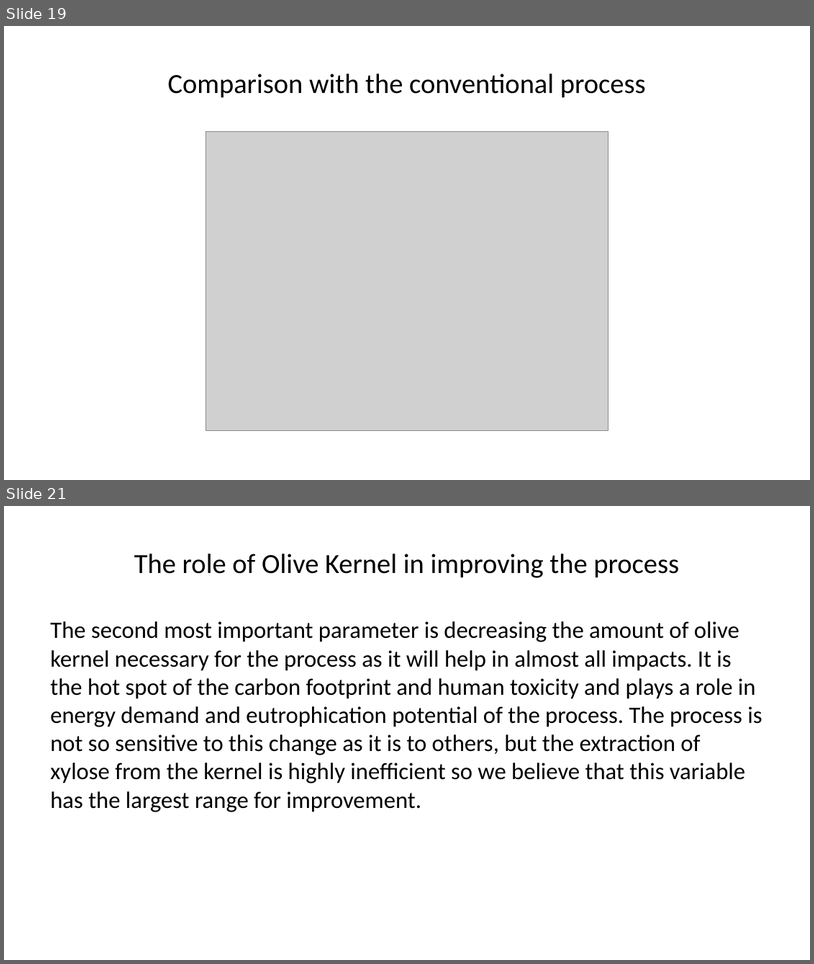
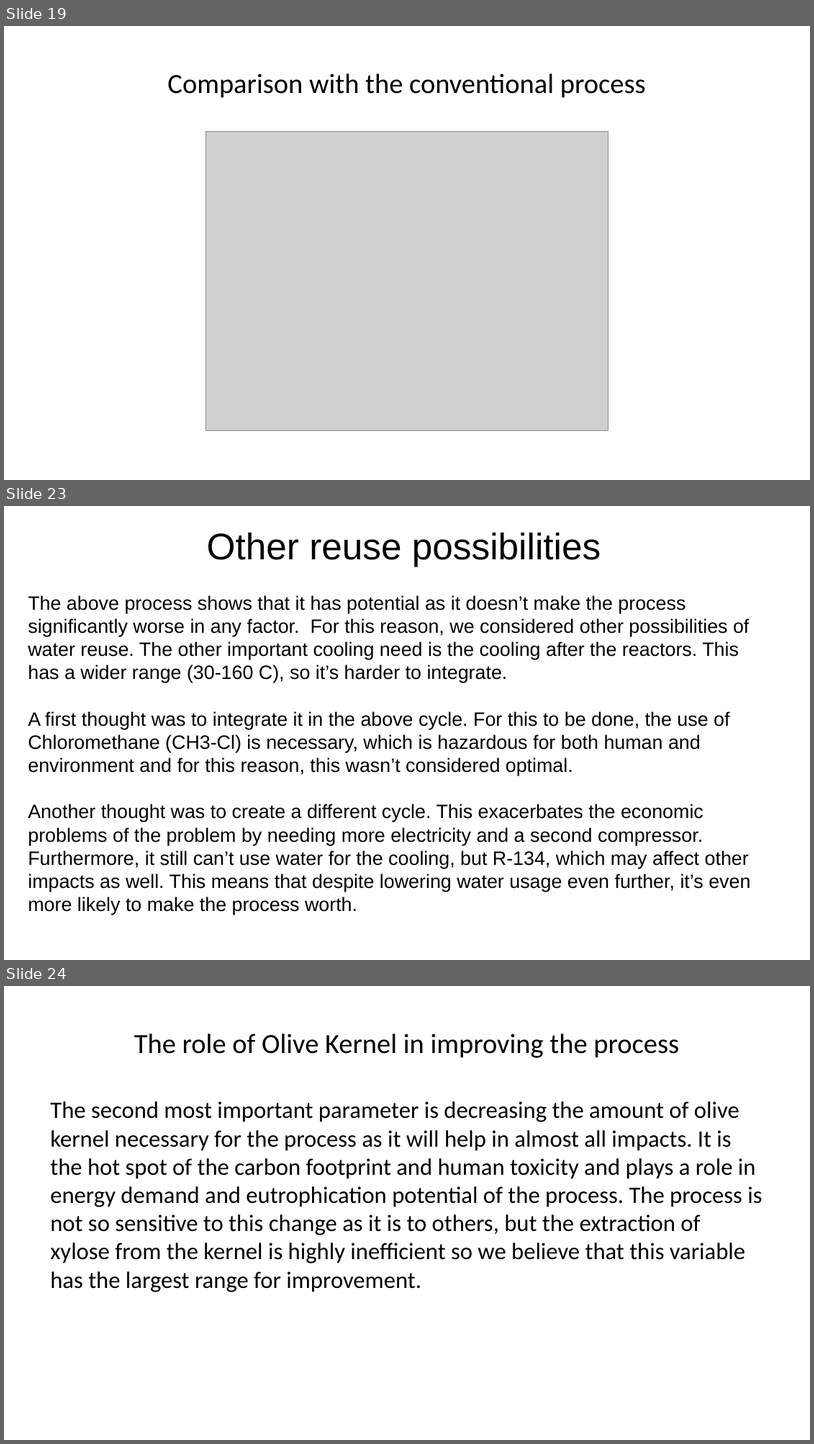
Before and after one commit to Vidianos-Giannitsis/Process-Design, a slide deck: LCA/cyclopentanone_olive_kernel_lca_presentation.pptx. Shown one above the other, each under a label of ours: slides 19 and 21 before the commit, slides 19, 23 and 24 after it; the slides between them are not shown. The pictures are 814x964 and 814x1444 pixels, drawn with LibreOffice and Linux fonts; fonts in the diff are those of the drawing; grey boxes stand for pictures. Boxes give left, top, right and bottom in pixels: in the first picture for what was removed or moved away, otherwise in the second. Text is boxed around its words. In the diff, an @@ line names an element or a change of style, - is before the commit and + after.

```diff
--- a/LCA/cyclopentanone_olive_kernel_lca_presentation.pptx
+++ b/LCA/cyclopentanone_olive_kernel_lca_presentation.pptx
@@ slide 23 added at (4, 506, 810, 960), background #FFFFFF @@
@@ title added at (207, 532, 601, 566), 44 pt, text #000000 @@
+Other reuse possibilities
@@ text added at (28, 595, 751, 914), 23 pt, text #000000 @@
+The above process shows that it has potential as it doesn’t make the process significantly worse in any factor. For this reason, we considered other possibilities of water reuse. The other important cooling need is the cooling after the reactors. This has a wider range (30-160 C), so it’s harder to integrate.
+A first thought was to integrate it in the above cycle. For this to be done, the use of Chloromethane (CH3-Cl) is necessary, which is hazardous for both human and environment and for this reason, this wasn’t considered optimal.
+Another thought was to create a different cycle. This exacerbates the economic problems of the problem by needing more electricity and a second compressor. Furthermore, it still can’t use water for the cooling, but R-134, which may affect other impacts as well. This means that despite lowering water usage even further, it’s even more likely to make the process worth.
@@ what was slide 21 is now slide 24 @@
```
Also in this commit, not shown: 2 slides changed, 3 other slides added, 1 slide removed, 4 other files.
